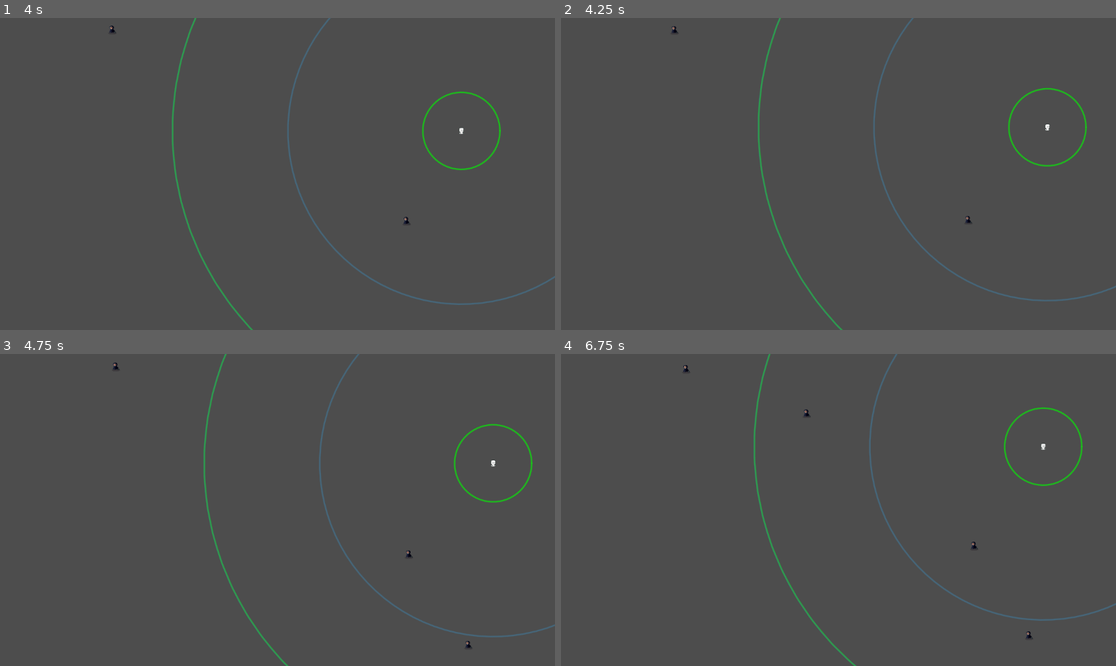
Above: before the commit, frames 1-4 (two rows, left to right).
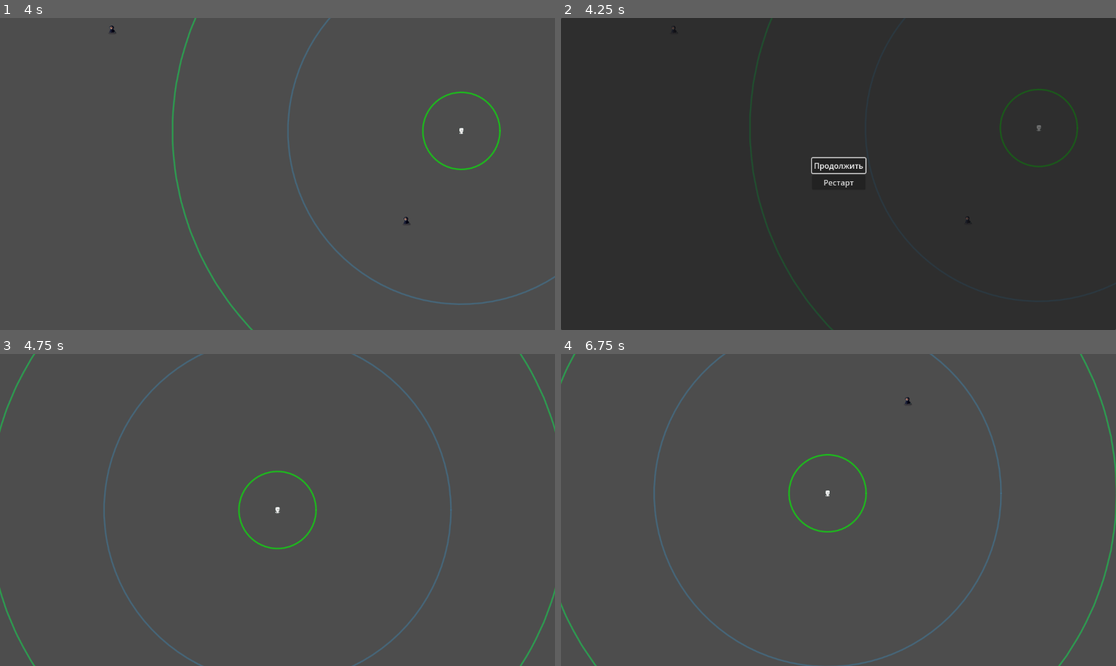
Above: after the commit, the same moments.

Repository: dikiyPetr/micro_jam
Game: Godot game, scene res://Levels/test_core_scene.tscn
The game is run twice, just before and just after one commit, with the same random seed, the same clock (stepped at 60 frames per second) and the same inputs.
Inputs (mouse positions are in pixels of both pictures, inside the frame that each line leads up to):
- Up to frame 1 (4 s): tap Enter at 0.5 s; hold D (right) 0.53-2.03 s; tap W (up) at 0.6, 0.77, 1.07, 1.35, 1.52, 1.82, 2.1, 2.85, 3.02, 3.32, 3.6, 3.77 s; hold A (left) 2.03-2.78 s; hold D (right) from 2.78 s (still down)
- Up to frame 2 (4.25 s): keep holding D (right); tap W (up) at 4.07 s; tap Escape (pause) at 4.15 s
- Up to frame 3 (4.75 s): release D (right) at 4.25 s; click (277, 519) at 4.25 s, where only the run after the commit has a clickable "Рестарт"
- Up to frame 4 (6.75 s): hold A (left) 5.03-5.78 s; tap W (up) at 5.1, 5.27, 5.57, 5.85, 6.6 s; hold D (right) 5.78-6.53 s; hold A (left) from 6.53 s (still down)

Frame 1 is identical in both runs. In frame 2, 100% of the frame differs, in the area x 0-100%, y 0-100%; in frame 3, 2.4%; in frame 4, 2.6%.

Commit message:
fix projectile

Diff:
--- a/Levels/test_core_scene.tscn
+++ b/Levels/test_core_scene.tscn
@@ -1,11 +1,14 @@
-[gd_scene load_steps=5 format=3 uid="uid://mf3g5ft2lqqs"]
+[gd_scene load_steps=6 format=3 uid="uid://mf3g5ft2lqqs"]
 
+[ext_resource type="PackedScene" uid="uid://bn5ojxqxxv4k1" path="res://UI/pause_ui.tscn" id="1_katap"]
 [ext_resource type="PackedScene" uid="uid://7mxypo8i85wj" path="res://Prefabs/Actors/player_vl.tscn" id="1_kfwtp"]
 [ext_resource type="PackedScene" uid="uid://brot53s1d2vc6" path="res://Prefabs/Area/enemy_spawn_area.tscn" id="2_rffa8"]
 [ext_resource type="PackedScene" uid="uid://m1t1ivvecrp1" path="res://Prefabs/weapon/weapon.tscn" id="3_edbwy"]
 [ext_resource type="PackedScene" uid="uid://cibpipu7imcxm" path="res://Prefabs/Area/projectile_area.tscn" id="3_rffa8"]
 
 [node name="TestCoreScene" type="Node2D"]
+
+[node name="PauseMenu" parent="." instance=ExtResource("1_katap")]
 
 [node name="PlayerVl" parent="." instance=ExtResource("1_kfwtp")]
 
--- a/Scripts/weapon/weapon.gd
+++ b/Scripts/weapon/weapon.gd
@@ -53,10 +53,9 @@
 func _spawn_projectile(dir: Vector2) -> void:
 	var p := projectile.instantiate()
 	pool.add_child(p)
-	if p is Node2D:
-		(p as Node2D).global_position = global_position
-	if "setup" in p:
-		p.call("setup", dir)
+	if p is Projectile:
+		p.global_position = global_position
+		p.setup(dir)
 
 func _find_nearest_enemy() -> Node2D:
 	var origin := global_position
